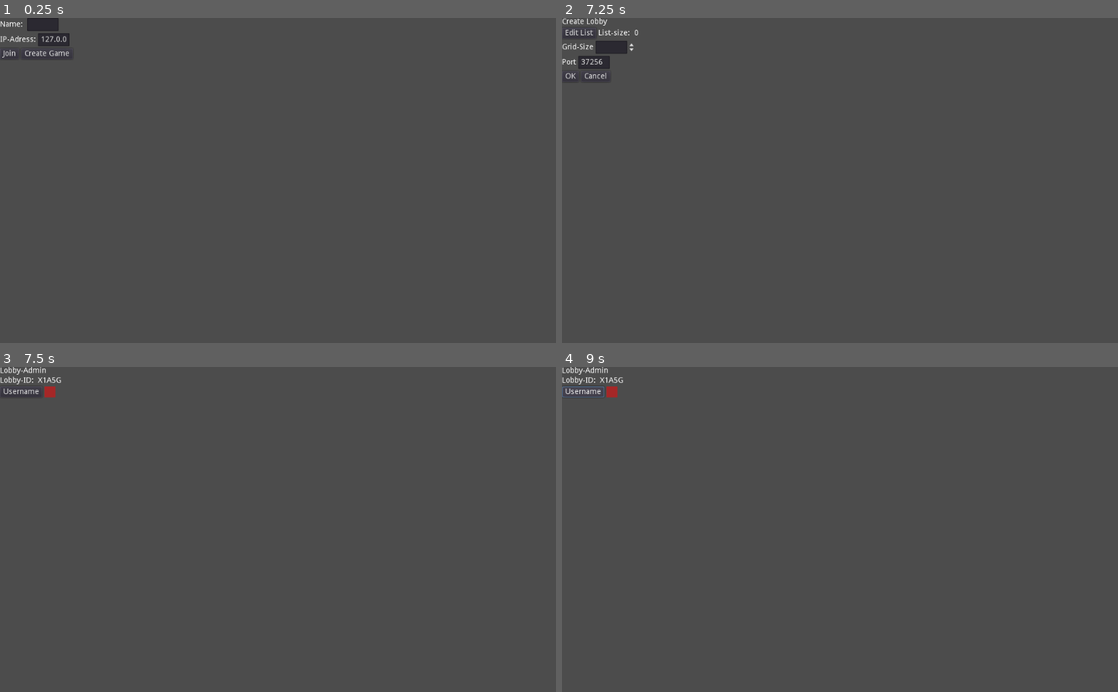
Above: before the commit, frames 1-4 (two rows, left to right).
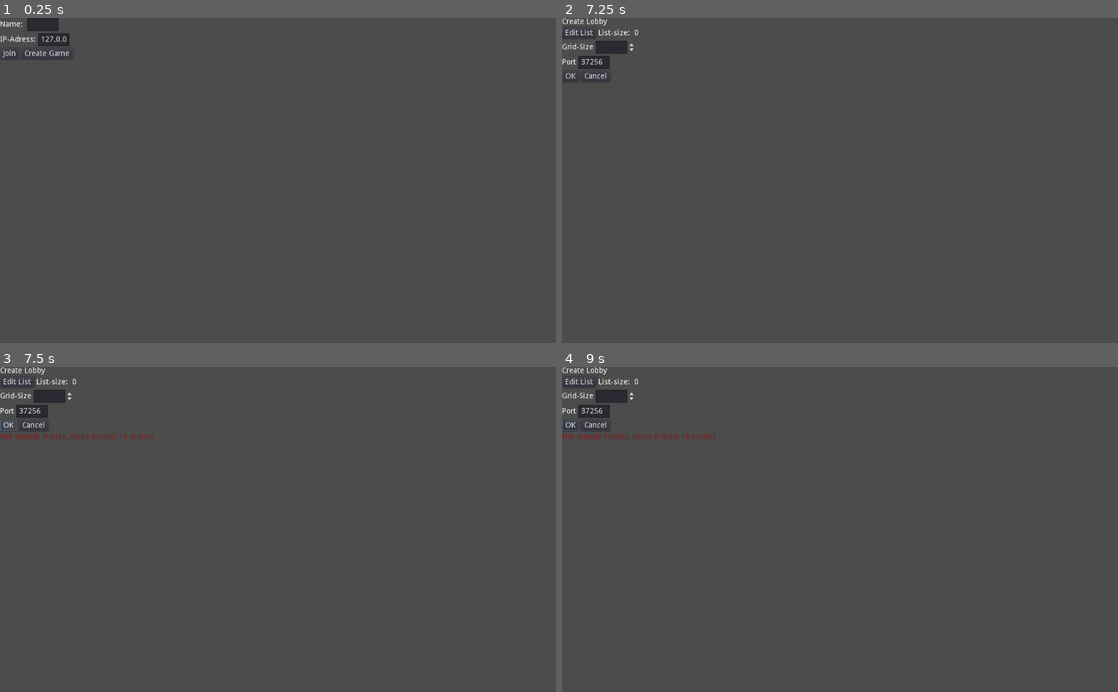
Above: after the commit, the same moments.

Repository: Reneator/Godot-Online-Bingo
Game: Godot game, scene res://Main_Menu.tscn
Two runs of this game, one before a commit and one after it. Both use one fixed random seed, a clock stepped at 60 frames per second and the inputs below.
Inputs (mouse positions are in pixels of both pictures, inside the frame that each line leads up to):
- Up to frame 1 (0.25 s): no input
- Up to frame 2 (7.25 s): click (606, 24) at 0.52 s; type "Alex" at 0.6 s; click "Create Game" at 1.25 s; click "Edit List" at 2 s; click (834, 27) at 2.77 s; type "Alex" at 2.85 s; click "+" at 3.5 s; click "X" at 4.25 s; click "Ok" at 5 s; click "Cancel" at 5.75 s; click "Create Game" at 6.5 s
- Up to frame 3 (7.5 s): click "OK" at 7.25 s
- Up to frame 4 (9 s): click (573, 425) at 8 s, where only the run after the commit has a clickable "OK"; click (584, 393) at 8.75 s, where only the run before the commit has a clickable "Username"

Frames 1-2 are identical in both runs. In frame 3, 1.0% of the frame differs, in the area x 0-28%, y 0-23%; in frame 4, 1.0%.

Commit message:
Major improvements
- Bingo entry generation on host-side works now

Diff:
--- a/Bingo_Generator.tscn
+++ /dev/null
@@ -1,8 +0,0 @@
-[gd_scene format=2]
-
-[node name="Bingo_Generator" type="Control"]
-anchor_right = 1.0
-anchor_bottom = 1.0
-__meta__ = {
-"_edit_use_anchors_": false
-}
--- a/Dice_Roller.gd
+++ b/Dice_Roller.gd
@@ -1,17 +1,11 @@
 extends Control
-
-
+class_name Dice_Roller
 
 func _ready():
 	randomize()
 
-var rolls = []
-
-
 func _on_Button_pressed():
 	error_message("")
-
-	rolls = []
 
 	var number_of_throws = $VBoxContainer/HBoxContainer/Number_Of_Throws.text
 	var dice_sides = $VBoxContainer/HBoxContainer/Dice_Sides.text
@@ -24,8 +18,16 @@
 	if not dice_sides or dice_sides.empty():
 		error_message("Bitte Würfelseiten-anzahl angeben!")
 		return
+	var rolls = roll_dice_multiples(dice_sides, number_of_throws, repetition)
 
+	var throws = ""
+	for number in rolls:
+		throws += "%d\n" % number
 
+	$VBoxContainer/Label.text = throws
+
+static func roll_dice_multiples(dice_sides, number_of_throws, repetition = false):
+	var rolls = []
 	while true:
 		if rolls.size() >= int(dice_sides):
 			break
@@ -39,18 +41,12 @@
 				continue
 
 		rolls.append(number)
+	return rolls
 
-	var throws = ""
-	for number in rolls:
-		throws += "%d\n" % number
-
-	$VBoxContainer/Label.text = throws
+static func roll_dice(dice_sides):
+	var rolled = rand_range(1, int(dice_sides)+1)
+	var number = int(rolled)
+	return number
 
 func error_message(error_message):
 	$VBoxContainer/Error_Label.text = error_message
-
-
-func roll_dice(dice_sides):
-	var rolled = rand_range(1, int(dice_sides)+1)
-	var number = int(rolled)
-	return number
--- a/Entry_Editor/Bingo_Listen_Editor.gd
+++ b/Entry_Editor/Bingo_Listen_Editor.gd
@@ -56,6 +56,7 @@
 
 func _on_OK_Button_pressed():
 	save()
+	Global.save()
 	get_tree().change_scene_to(Scenes.create_lobby_screen)
 
 
--- a/Error_Label.gd
+++ b/Error_Label.gd
@@ -1,8 +1,8 @@
 extends Label
 
 
-func print_error(text):
-	text = text
+func print_error(_text):
+	text = _text
 
 
 func clear():
--- a/Lobby/Create_Lobby_Screen.gd
+++ b/Lobby/Create_Lobby_Screen.gd
@@ -1,44 +1,61 @@
 extends VBoxContainer
-
 
 func _ready():
 	load_state()
-
 
 func _on_OK_Button_pressed():
 	var valid = check_params()
 	if valid:
 		create_server()
 		save()
+		Global.save()
 		get_tree().change_scene_to(Scenes.lobby_admin_screen)
 
 func create_server():
-	var port = int($HBoxContainer4/Port_Line_Edit.text)
+	var port = get_port()
 	var peer = NetworkedMultiplayerENet.new()
 	peer.create_server(port, Global.max_players)
 	get_tree().set_network_peer(peer)
 	get_tree().set_meta("network_peer", peer)
 	print("Server created!")
 
+func check_params():
+	clear_error()
+	var port_text = $HBoxContainer4/Port_Line_Edit.text
+	if not port_text.is_valid_integer():
+		print_error("Please define a number for the port!")
+		return false
 
-
-func check_params():
+	var entries = Global.entries
+	var grid_size = get_grid_size()
+	if entries.size() < grid_size*grid_size:
+		print_error("Not enough Entries. Need at least %d entries" % [grid_size*grid_size])
+		return false
 	#list-size has to be at least as big as the bingo-grid-square-size (so for 3 grid-size at least 9)
 	return true
-	pass
 
 func _on_Cancel_Button_pressed():
+	save()
 	get_tree().change_scene_to(Scenes.main_menu)
 
 func _on_Edit_List_Button_pressed():
+	save()
 	get_tree().change_scene_to(Scenes.list_editor)
 
+func get_grid_size():
+	return int($HBoxContainer/Grid_Size.value)
+
+func get_port():
+	return int($HBoxContainer4/Port_Line_Edit.text)
+
 func save():
-	var session = Session.new()
-	session.grid_size = $HBoxContainer/Grid_Size.value
-	Global.host_session = session
-	pass
-
+	var grid_size = get_grid_size()
+	Global.grid_size = grid_size
+	var port = get_port()
+	Global.port = port
+#	var session = Session.new()
+#	session.grid_size = $HBoxContainer/Grid_Size.value
+#	Global.host_session = session
 
 func load_state():
 #	var session_preset = Global.session_preset
@@ -47,3 +64,17 @@
 	var entries = Global.entries
 	if entries:
 		$HBoxContainer2/List_Size_Label.text = str(entries.size())
+
+	var grid_size = Global.grid_size
+	if grid_size:
+		$HBoxContainer/Grid_Size.value = float(grid_size)
+
+	var port = Global.port
+	if port:
+		$HBoxContainer4/Port_Line_Edit.text = str(port)
+
+func print_error(text):
+	$Error_Label.print_error(text)
+
+func clear_error():
+	$Error_Label.clear()
--- a/Lobby/Create_Lobby_Screen.tscn
+++ b/Lobby/Create_Lobby_Screen.tscn
@@ -1,6 +1,7 @@
-[gd_scene load_steps=2 format=2]
+[gd_scene load_steps=3 format=2]
 
 [ext_resource path="res://Lobby/Create_Lobby_Screen.gd" type="Script" id=1]
+[ext_resource path="res://Error_Label.tscn" type="PackedScene" id=2]
 
 [node name="Create_Lobby_Screen" type="VBoxContainer"]
 anchor_right = 1.0
@@ -54,7 +55,7 @@
 margin_left = 62.0
 margin_right = 136.0
 margin_bottom = 24.0
-min_value = 4.0
+min_value = 1.0
 value = 4.0
 
 [node name="HBoxContainer4" type="HBoxContainer" parent="."]
@@ -89,6 +90,12 @@
 margin_right = 89.0
 margin_bottom = 20.0
 text = "Cancel"
+
+[node name="Error_Label" parent="." instance=ExtResource( 2 )]
+margin_top = 122.0
+margin_right = 1024.0
+margin_bottom = 136.0
+align = 0
 [connection signal="pressed" from="HBoxContainer2/Edit_List_Button" to="." method="_on_Edit_List_Button_pressed"]
 [connection signal="pressed" from="HBoxContainer3/OK_Button" to="." method="_on_OK_Button_pressed"]
 [connection signal="pressed" from="HBoxContainer3/Cancel_Button" to="." method="_on_Cancel_Button_pressed"]
--- a/Lobby/Lobby_Admin.tscn
+++ b/Lobby/Lobby_Admin.tscn
@@ -1,6 +1,6 @@
 [gd_scene load_steps=4 format=2]
 
-[ext_resource path="res://Admin_Username_Element.tscn" type="PackedScene" id=1]
+[ext_resource path="res://Lobby/Admin_Username_Element.tscn" type="PackedScene" id=1]
 [ext_resource path="res://Bingo/Bingo.tscn" type="PackedScene" id=2]
 [ext_resource path="res://Lobby/Lobby_Admin.gd" type="Script" id=3]
 
@@ -18,6 +18,7 @@
 text = "Lobby-Admin"
 
 [node name="HBoxContainer2" type="HBoxContainer" parent="."]
+visible = false
 margin_top = 18.0
 margin_right = 1024.0
 margin_bottom = 32.0
@@ -34,15 +35,15 @@
 text = "X1A5G"
 
 [node name="User_List" type="VBoxContainer" parent="."]
-margin_top = 36.0
+margin_top = 18.0
 margin_right = 1024.0
-margin_bottom = 56.0
+margin_bottom = 38.0
 
 [node name="HBoxContainer" parent="User_List" instance=ExtResource( 1 )]
 
 [node name="Bingo" parent="." instance=ExtResource( 2 )]
 anchor_right = 0.0
 anchor_bottom = 0.0
-margin_top = 60.0
+margin_top = 42.0
 margin_right = 1024.0
-margin_bottom = 60.0
+margin_bottom = 42.0
--- a/Lobby/Lobby_Screen.gd
+++ b/Lobby/Lobby_Screen.gd
@@ -18,9 +18,10 @@
 	update_session.lobby_key = current_session.lobby_key
 	update_session.grid_size = current_session.grid_size
 	update_session.entries = parsed_entries
-	rpc_id(1, "update_client_session", update_session)
+	var session_json = update_session.as_json()
+	rpc_id(1, "update_client_session", session_json)
 
-	print(update_session)
+	print(session_json)
 
 func _on_Bingo_Button_pressed():
 	#bingo button unlocks when bingo is unlocked
--- a/Lobby/Lobby_Screen.tscn
+++ b/Lobby/Lobby_Screen.tscn
@@ -27,6 +27,7 @@
 text = "Testuser"
 
 [node name="HBoxContainer2" type="HBoxContainer" parent="."]
+visible = false
 margin_top = 18.0
 margin_right = 1024.0
 margin_bottom = 32.0
@@ -45,13 +46,13 @@
 [node name="Bingo" parent="." instance=ExtResource( 2 )]
 anchor_right = 0.0
 anchor_bottom = 0.0
-margin_top = 36.0
+margin_top = 18.0
 margin_right = 1024.0
-margin_bottom = 36.0
+margin_bottom = 18.0
 
 [node name="Bingo_Button" type="Button" parent="."]
-margin_top = 40.0
+margin_top = 22.0
 margin_right = 1024.0
-margin_bottom = 60.0
+margin_bottom = 42.0
 text = "Bingo!"
 [connection signal="pressed" from="Bingo_Button" to="." method="_on_Bingo_Button_pressed"]
--- a/global/Global.gd
+++ b/global/Global.gd
@@ -17,6 +17,10 @@
 var saved_ip_address = "127.0.0.1:37256"
 
 var max_players = 100
+
+var grid_size = 4
+
+var port = 37256
 
 var is_host = false
 
@@ -59,6 +63,8 @@
 	var save_dict = {}
 	save_dict["user_name"] = user_name
 	save_dict["entries"] = entries
+	save_dict["port"] = port
+	save_dict["grid_size"] = grid_size
 	return save_dict
 
 func load_from_dict(save_dict):
@@ -68,3 +74,9 @@
 	entries = save_dict.get("entries")
 	if not entries:
 		entries = []
+	var saved_port =  save_dict.get("port")
+	if saved_port:
+		port = saved_port
+	var saved_grid_size = save_dict.get("grid_size")
+	if saved_grid_size:
+		grid_size = saved_grid_size
--- a/global/Session_Manager.gd
+++ b/global/Session_Manager.gd
@@ -9,9 +9,21 @@
 func get_session(request_session):
 	var session = Session.new()
 	session.peer_id = request_session.peer_id
-	session.entries = ["1","2","3","4","5","6","7","8","9"]
-	session.grid_size = Global.host_session.grid_size
+	var grid_size = Global.grid_size
+	var entries = select_entries(Global.entries, grid_size)
+	session.entries = entries
+	session.grid_size = grid_size
 	return session
+
+func select_entries(entries, grid_size):
+	var new_entries = []
+	var size = entries.size()
+	var rolls = Dice_Roller.roll_dice_multiples(size, grid_size*grid_size)
+	for roll in rolls:
+		var index = roll - 1
+		new_entries.append(entries[index])
+	return new_entries
+
 
 func get_player_list():
 	return {}
--- a/project.godot
+++ b/project.godot
@@ -9,6 +9,11 @@
 config_version=4
 
 _global_script_classes=[ {
+"base": "Control",
+"class": "Dice_Roller",
+"language": "GDScript",
+"path": "res://Dice_Roller.gd"
+}, {
 "base": "Reference",
 "class": "Session",
 "language": "GDScript",
@@ -20,6 +25,7 @@
 "path": "res://global/Session_Manager.gd"
 } ]
 _global_script_class_icons={
+"Dice_Roller": "",
 "Session": "",
 "Session_Manager": ""
 }
Renamed: Admin_Username_Element.tscn -> Lobby/Admin_Username_Element.tscn
